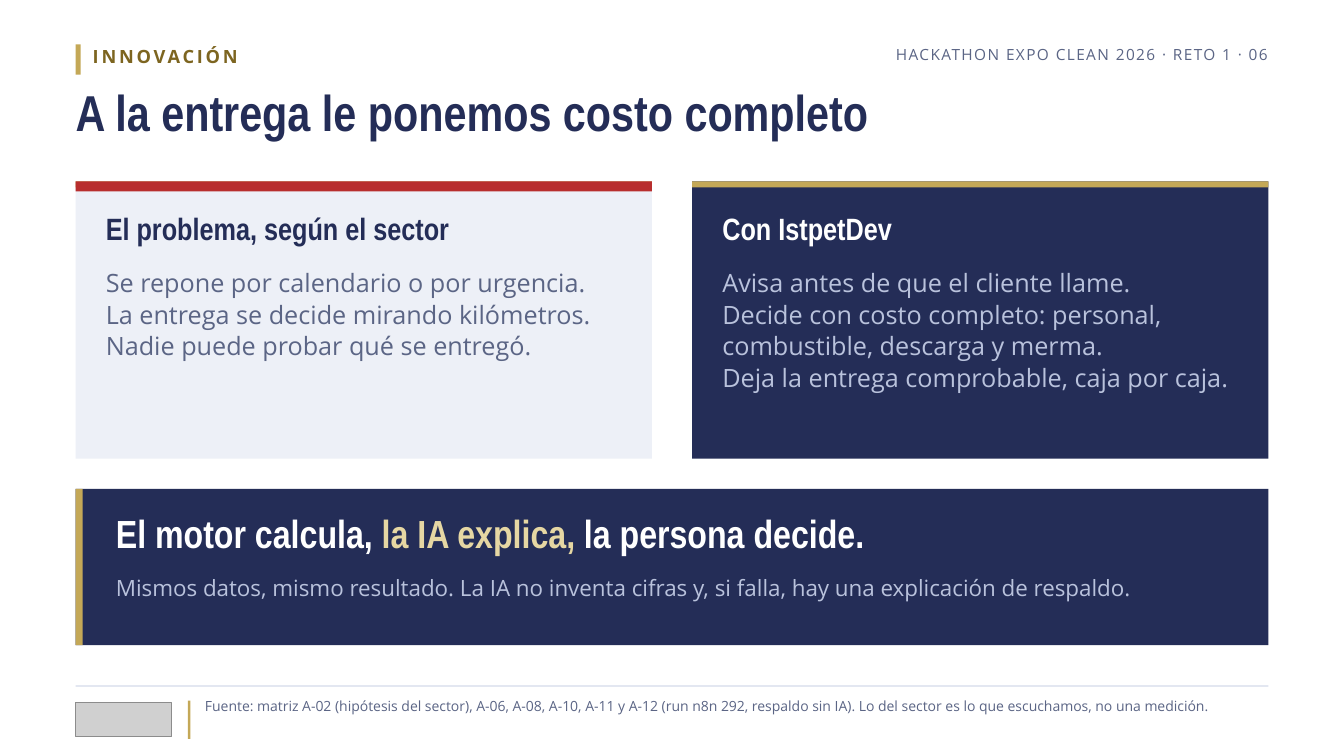
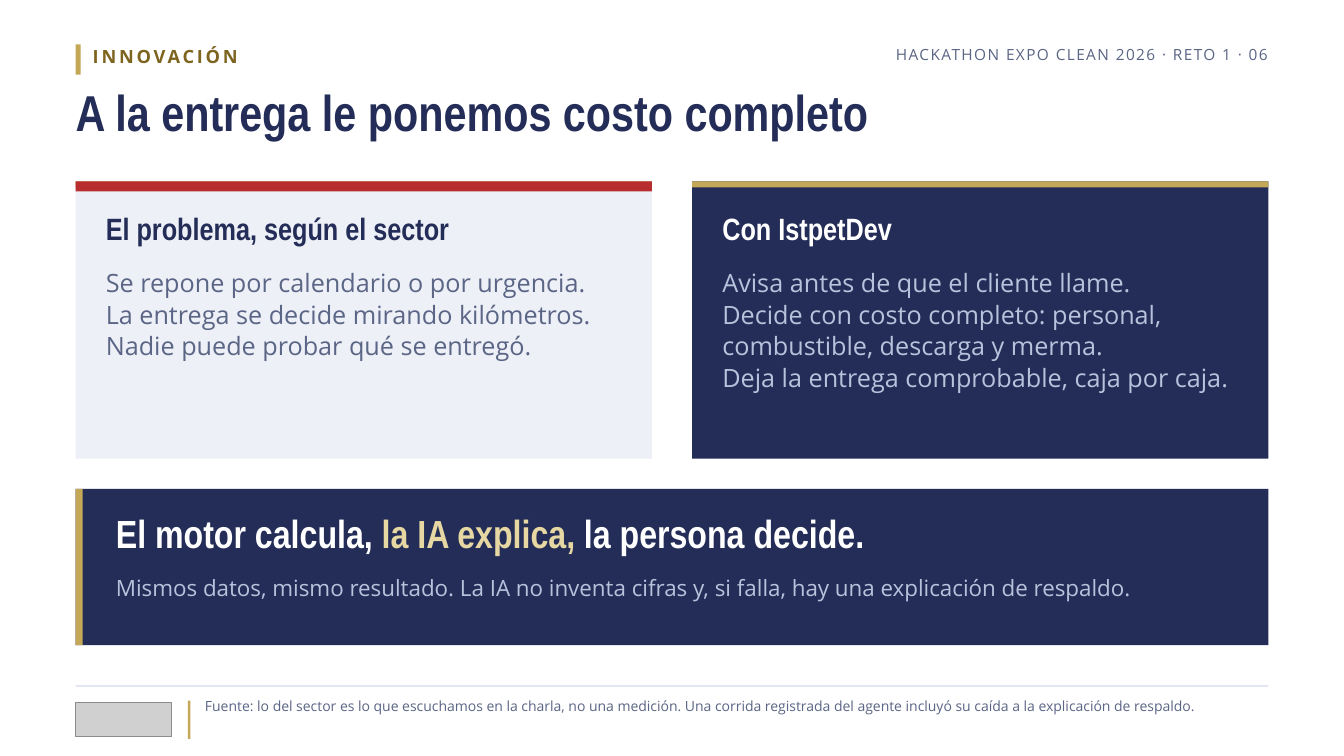
Before and after one commit to bryancito1090/istpetdev-platform, a slide deck: slide 6 of docs/specs/006-validacion-pitch-entrega/materiales/pitch-v8-revision.pptx. Drawn at 1344x756 pixels with LibreOffice and Linux fonts; fonts in the diff are those of the drawing; grey boxes stand for pictures. Boxes give left, top, right and bottom in pixels: in the first picture for what was removed or moved away, otherwise in the second. Text is boxed around its words. In the diff, an @@ line names an element or a change of style, - is before the commit and + after.

```diff
--- a/docs/specs/006-validacion-pitch-entrega/materiales/pitch-v8-revision.pptx
+++ b/docs/specs/006-validacion-pitch-entrega/materiales/pitch-v8-revision.pptx
@@ text at (x1=205, y1=700, x2=1194, y2=715): text changed @@
-Fuente: matriz A-02 (hipótesis del sector), A-06, A-08, A-10, A-11 y A-12 (run n8n 292, respaldo sin IA). Lo del sector es lo que escuchamos, no una medición.
+Fuente: lo del sector es lo que escuchamos en la charla, no una medición. Una corrida registrada del agente incluyó su caída a la explicación de respaldo.
```
Also in this commit, not shown: 6 other slides changed, 37 other files.
